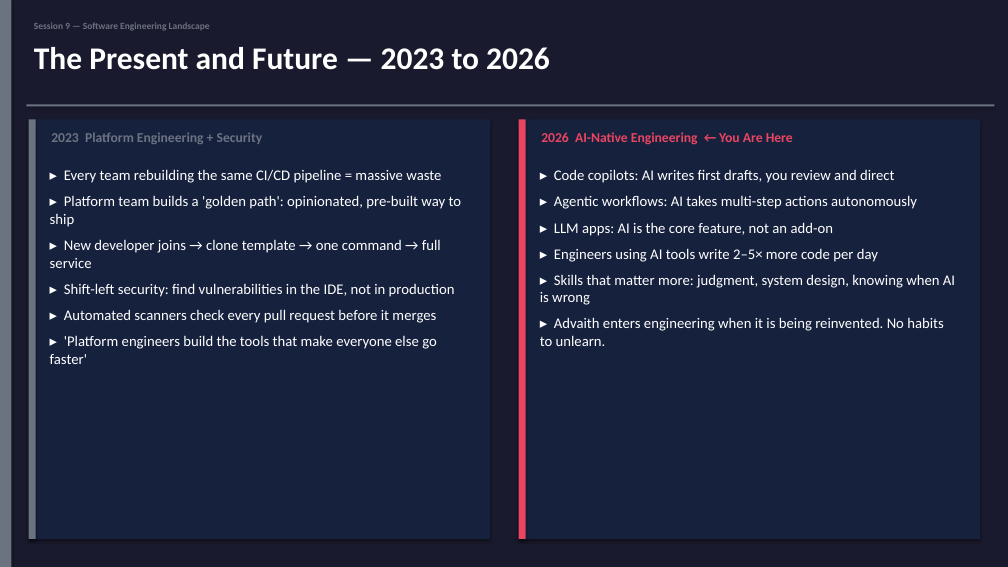
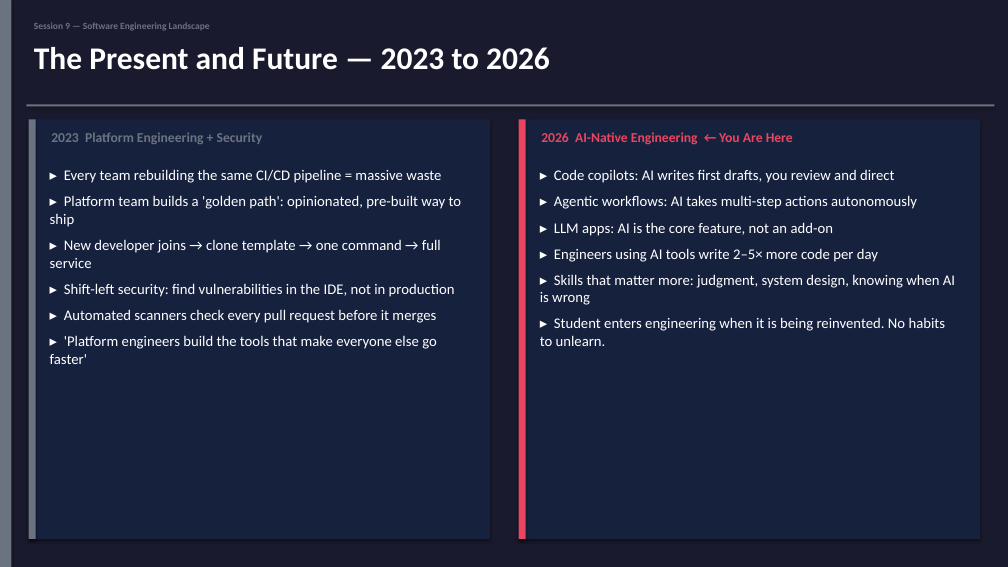
Before and after one commit to SreeGD/jumpstartm_c, a slide deck: slide 78 of curriculum_advaith.pptx. Drawn at 1008x567 pixels with LibreOffice and Linux fonts; fonts in the diff are those of the drawing. Boxes give left, top, right and bottom in pixels: in the first picture for what was removed or moved away, otherwise in the second. Text is boxed around its words. In the diff, an @@ line names an element or a change of style, - is before the commit and + after.

```diff
--- a/curriculum_advaith.pptx
+++ b/curriculum_advaith.pptx
@@ text at (540, 317, 946, 346): text changed @@
-▸ Advaith enters engineering when it is being reinvented. No habits to unlearn.
+▸ Student enters engineering when it is being reinvented. No habits to unlearn.
```
Also in this commit, not shown: 24 other slides changed, 35 other files.
